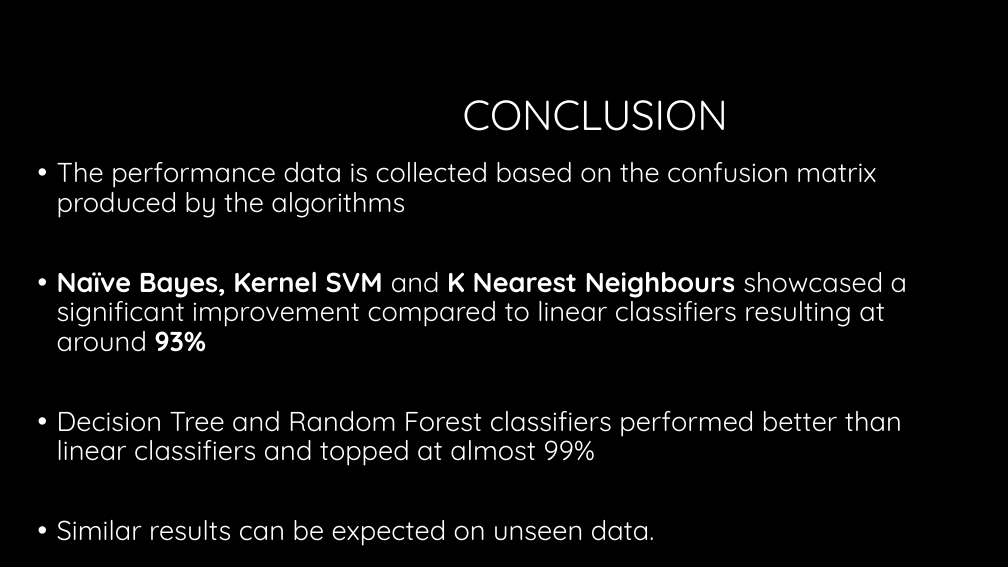
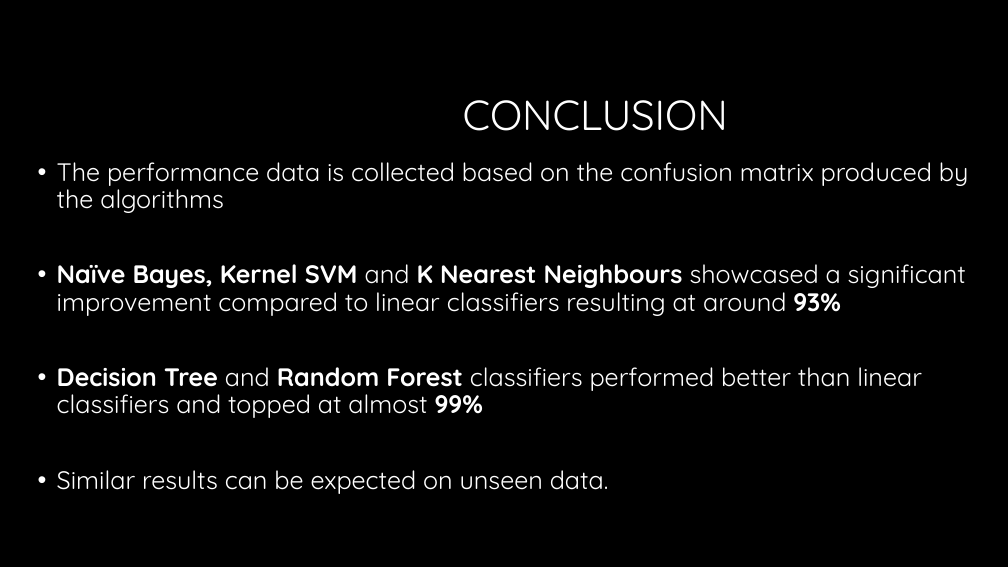
Before and after one commit to nsudhanva/eit, a slide deck: slide 11 of docs/Electrical Impedance Tomography.pptx. Drawn at 1008x567 pixels with LibreOffice and Linux fonts; fonts in the diff are those of the drawing; background and template pictures are left out. Boxes give left, top, right and bottom in pixels: in the first picture for what was removed or moved away, otherwise in the second. Text is boxed around its words. In the diff, an @@ line names an element or a change of style, - is before the commit and + after.

```diff
--- a/docs/Electrical Impedance Tomography.pptx
+++ b/docs/Electrical Impedance Tomography.pptx
@@ text "The performance data is collected ..." at [57,162,968,494]: size 26 to 24 pt; bold on in "Decision Tree Random Forest 99%" @@
```
Also in this commit, not shown: 1 other slide changed.
